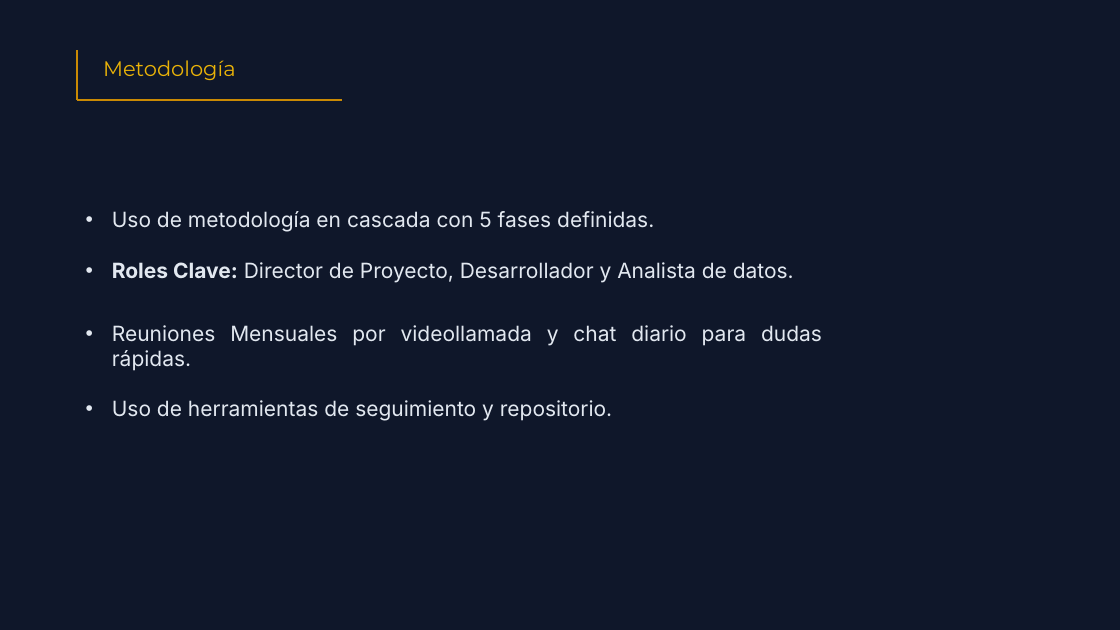
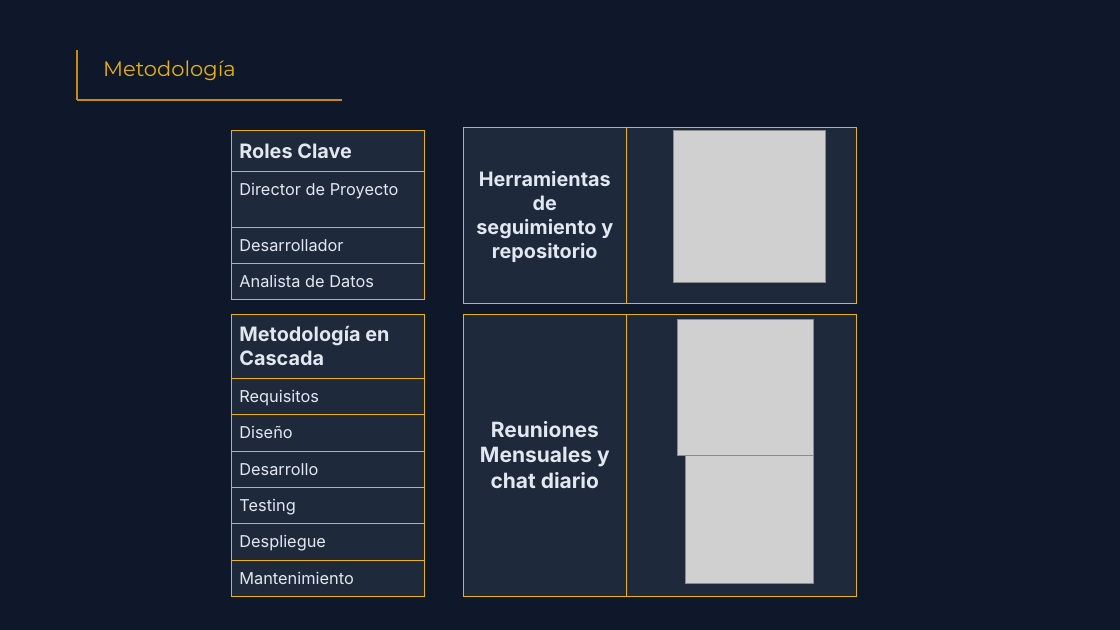
Before and after one commit to Volcos/AntonioVaras, a slide deck: slide 6 of Aldo Alberto Martinez Ordenes/PTY4614_Capstone_004D/Equipo/Fase 1/Evidencias Grupales/Presentación EventApp.pptx (slide 5 before the commit). Drawn at 1120x630 pixels with LibreOffice and Linux fonts; fonts in the diff are those of the drawing; grey boxes stand for pictures. Boxes give left, top, right and bottom in pixels: in the first picture for what was removed or moved away, otherwise in the second. Text is boxed around its words. In the diff, an @@ line names an element or a change of style, - is before the commit and + after.

```diff
--- a/Aldo Alberto Martinez Ordenes/PTY4614_Capstone_004D/Equipo/Fase 1/Evidencias Grupales/Presentación EventApp.pptx
+++ b/Aldo Alberto Martinez Ordenes/PTY4614_Capstone_004D/Equipo/Fase 1/Evidencias Grupales/Presentación EventApp.pptx
@@ table added at <box>231,131,424,407</box>, 4 rows, 1 columns @@
+Roles Clave
+Director de Proyecto
+Desarrollador
+Analista de Datos
@@ table added at <box>463,127,857,402</box>, 1 rows, 2 columns @@
+Herramientas de seguimiento y repositorio | 
@@ picture added at <box>674,131,826,283</box> @@
@@ text removed at <box>112,211,822,421</box> @@
-• Uso de metodología en cascada con 5 fases definidas.
-• Roles Clave: Director de Proyecto, Desarrollador y Analista de datos.
-• Reuniones Mensuales por videollamada y chat diario para dudas rápidas.
-• Uso de herramientas de seguimiento y repositorio.
@@ table added at <box>231,314,424,590</box>, 7 rows, 1 columns @@
+Metodología en Cascada
+Requisitos
+Diseño
+Desarrollo
+Testing
+Despliegue
+Mantenimiento
@@ table added at <box>463,314,857,590</box>, 1 rows, 2 columns @@
+Reuniones Mensuales y chat diario | 
@@ picture added at <box>678,320,813,455</box> @@
@@ picture added at <box>686,455,813,584</box> @@
```
Also in this commit, not shown: 6 other slides changed, 2 slides added.
